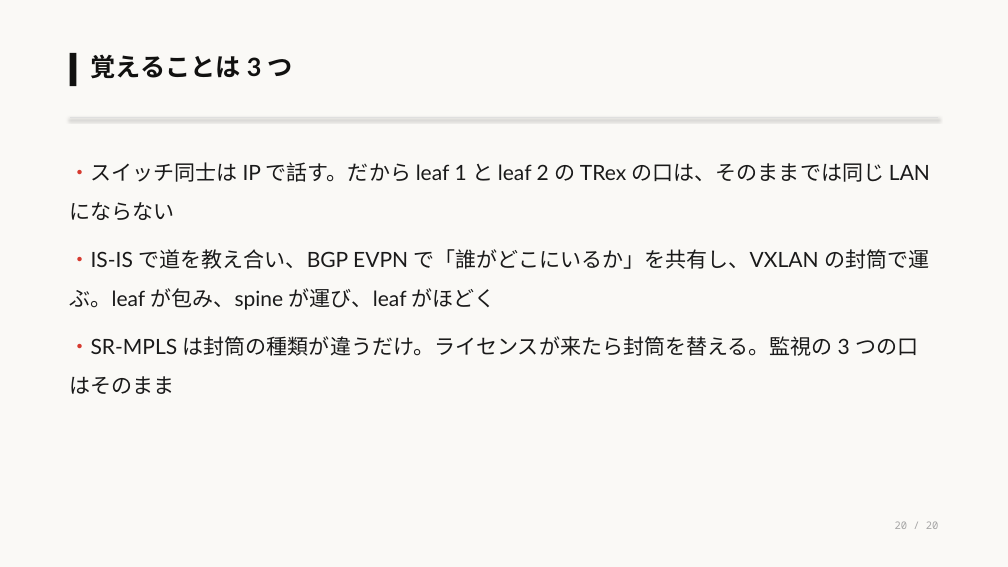
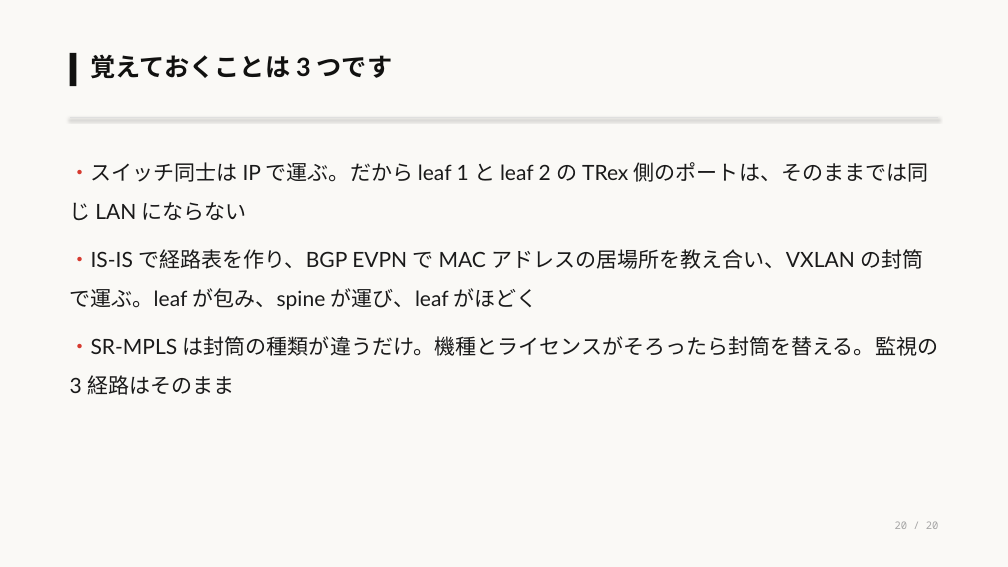
Before and after one commit to eddie-eights/nwc-poc, a slide deck: slide 20 of docs/lab-network-architecter.pptx. Drawn at 1008x567 pixels with LibreOffice and Linux fonts; fonts in the diff are those of the drawing. Boxes give left, top, right and bottom in pixels: in the first picture for what was removed or moved away, otherwise in the second. Text is boxed around its words. In the diff, an @@ line names an element or a change of style, - is before the commit and + after.

```diff
--- a/docs/lab-network-architecter.pptx
+++ b/docs/lab-network-architecter.pptx
@@ text at bbox=[91, 54, 393, 79]: text changed @@
-覚えることは 3 つ
+覚えておくことは 3 つです
@@ text at bbox=[70, 162, 938, 395]: text changed @@
-・スイッチ同士は IP で話す。だから leaf 1 と leaf 2 の TRex の口は、そのままでは同じ LAN にならない
-・IS-IS で道を教え合い、BGP EVPN で「誰がどこにいるか」を共有し、VXLAN の封筒で運ぶ。leaf が包み、spine が運び、leaf がほどく
-・SR-MPLS は封筒の種類が違うだけ。ライセンスが来たら封筒を替える。監視の 3 つの口はそのまま
+・スイッチ同士は IP で運ぶ。だから leaf 1 と leaf 2 の TRex 側のポートは、そのままでは同じ LAN にならない
+・IS-IS で経路表を作り、BGP EVPN で MAC アドレスの居場所を教え合い、VXLAN の封筒で運ぶ。leaf が包み、spine が運び、leaf がほどく
+・SR-MPLS は封筒の種類が違うだけ。機種とライセンスがそろったら封筒を替える。監視の 3 経路はそのまま
```
Also in this commit, not shown: 19 other slides changed, 1 other file.
